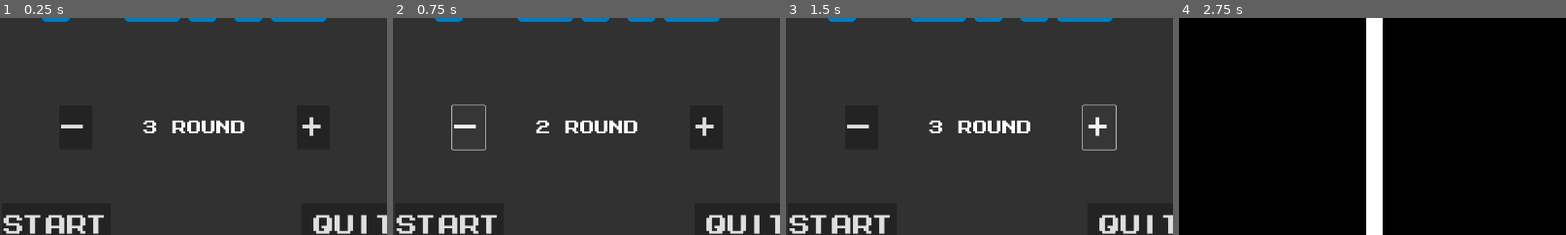
Above: before the commit, frames 1-4 (left to right).
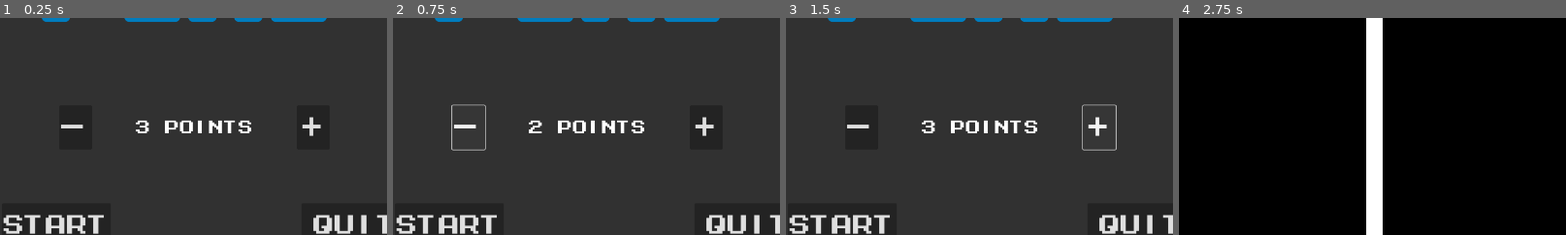
Above: after the commit, the same moments.

Repository: SpareTimeDev365/prototype-dev
Game: Godot game, scene res://scenes/game.tscn
The game is run twice, just before and just after one commit, with the same random seed, the same clock (stepped at 60 frames per second) and the same inputs.
Inputs:
- Up to frame 1 (0.25 s): no input
- Up to frame 2 (0.75 s): click "-" at 0.5 s
- Up to frame 3 (1.5 s): click "+" at 1.25 s
- Up to frame 4 (2.75 s): click "Start" at 2 s
The pictures show only the part of the screen within x 25-75%, y 37-87%; the shares and areas given below are measured in that part.

The runs differ from the first frame. In frame 1, 1.0% of the frame differs, in the area x 35-65%, y 47-54%; in frame 2, 1.0%; in frame 3, 1.0%; in frame 4, nothing differs.

Commit message:
pong(feat): add game over panel & change game over condition from round_count to target_point

Diff:
--- a/20_Games_Challenge/pong/scenes/game.tscn
+++ b/20_Games_Challenge/pong/scenes/game.tscn
@@ -162,6 +162,7 @@
 position = Vector2(960.96, 528)
 
 [node name="pausedMenu" type="Panel" parent="."]
+visible = false
 z_index = 1
 offset_right = 1920.0
 offset_bottom = 1080.0
@@ -246,7 +247,110 @@
 stream = ExtResource("6_p57ef")
 volume_db = 5.0
 
+[node name="gameOverMenu" type="Panel" parent="."]
+visible = false
+z_index = 1
+offset_right = 1920.0
+offset_bottom = 1080.0
+scale = Vector2(0.65, 0.65)
+pivot_offset = Vector2(960, 540)
+size_flags_horizontal = 4
+size_flags_vertical = 4
+
+[node name="ColorRect" type="ColorRect" parent="gameOverMenu"]
+layout_mode = 1
+anchors_preset = 15
+anchor_right = 1.0
+anchor_bottom = 1.0
+grow_horizontal = 2
+grow_vertical = 2
+color = Color(0.192157, 0.192157, 0.192157, 0.541176)
+
+[node name="menuBtn" type="Button" parent="gameOverMenu"]
+z_index = 1
+layout_mode = 1
+anchors_preset = 8
+anchor_left = 0.5
+anchor_top = 0.5
+anchor_right = 0.5
+anchor_bottom = 0.5
+offset_left = 141.539
+offset_top = 213.846
+offset_right = 725.539
+offset_bottom = 320.846
+grow_horizontal = 2
+grow_vertical = 2
+theme_override_fonts/font = ExtResource("4_lbhrr")
+theme_override_font_sizes/font_size = 72
+action_mode = 0
+text = "menu
+"
+
+[node name="RichTextLabel" type="RichTextLabel" parent="gameOverMenu"]
+layout_mode = 1
+anchors_preset = 8
+anchor_left = 0.5
+anchor_top = 0.5
+anchor_right = 0.5
+anchor_bottom = 0.5
+offset_left = -500.0
+offset_top = -346.154
+offset_right = 500.0
+offset_bottom = -72.1538
+grow_horizontal = 2
+grow_vertical = 2
+theme_override_colors/font_outline_color = Color(0, 0.486275, 0.741176, 1)
+theme_override_constants/outline_size = 30
+theme_override_fonts/normal_font = ExtResource("4_lbhrr")
+theme_override_font_sizes/normal_font_size = 150
+text = "Game Over"
+fit_content = true
+horizontal_alignment = 1
+vertical_alignment = 1
+
+[node name="resetBtn2" type="Button" parent="gameOverMenu"]
+z_index = 1
+layout_mode = 1
+anchors_preset = 8
+anchor_left = 0.5
+anchor_top = 0.5
+anchor_right = 0.5
+anchor_bottom = 0.5
+offset_left = -673.846
+offset_top = 213.846
+offset_right = -89.8461
+offset_bottom = 320.846
+grow_horizontal = 2
+grow_vertical = 2
+theme_override_fonts/font = ExtResource("4_lbhrr")
+theme_override_font_sizes/font_size = 72
+action_mode = 0
+text = "Replay
+"
+
+[node name="resultLabel" type="RichTextLabel" parent="gameOverMenu"]
+layout_mode = 1
+anchors_preset = 8
+anchor_left = 0.5
+anchor_top = 0.5
+anchor_right = 0.5
+anchor_bottom = 0.5
+offset_left = -500.0
+offset_top = -66.1538
+offset_right = 500.0
+offset_bottom = 207.846
+grow_horizontal = 2
+grow_vertical = 2
+theme_override_fonts/normal_font = ExtResource("4_lbhrr")
+theme_override_font_sizes/normal_font_size = 80
+text = "Player 1 win"
+fit_content = true
+horizontal_alignment = 1
+vertical_alignment = 1
+
 [connection signal="body_entered" from="pointArea" to="." method="_on_point_area_body_entered"]
 [connection signal="body_entered" from="pointArea2" to="." method="_on_point_area_2_body_entered"]
 [connection signal="pressed" from="pausedMenu/menuBtn" to="." method="_on_menu_btn_pressed"]
 [connection signal="pressed" from="pausedMenu/resetBtn2" to="." method="_on_reset_btn_pressed"]
+[connection signal="pressed" from="gameOverMenu/menuBtn" to="." method="_on_menu_btn_pressed"]
+[connection signal="pressed" from="gameOverMenu/resetBtn2" to="." method="_on_reset_btn_pressed"]
--- a/20_Games_Challenge/pong/scenes/start_menu.tscn
+++ b/20_Games_Challenge/pong/scenes/start_menu.tscn
@@ -104,12 +104,12 @@
 theme_override_font_sizes/font_size = 100
 text = "-"
 
-[node name="roundLimitLabel" type="RichTextLabel" parent="HBoxContainer"]
+[node name="targetPointLabel" type="RichTextLabel" parent="HBoxContainer"]
 custom_minimum_size = Vector2(500, 0)
 layout_mode = 2
 theme_override_fonts/normal_font = ExtResource("1_ouf4f")
 theme_override_font_sizes/normal_font_size = 50
-text = "Round"
+text = "points"
 fit_content = true
 scroll_active = false
 horizontal_alignment = 1
--- a/20_Games_Challenge/pong/scripts/game.gd
+++ b/20_Games_Challenge/pong/scripts/game.gd
@@ -1,8 +1,8 @@
 extends Node2D
 
 ## restrict the round limit that the user can set
-@export var max_round_limit: int = 10
-@export var init_round_limit: int = 3
+@export var max_target_point: int = 10
+@export var init_target_point: int = 3
 
 @onready var p1_score_text: Label = $p1ScoreText
 @onready var p2_score_text: Label = $p2ScoreText
@@ -11,22 +11,25 @@
 @onready var origin: Node2D = $origin
 @onready var paused_menu: Panel = $pausedMenu
 @onready var start_menu: Panel = $startMenu
+@onready var game_over_menu: Panel = $gameOverMenu
 @onready var audio_player_1: AudioStreamPlayer2D = $AudioPlayer1
 
 var ball
 var p1_score := 0
 var p2_score := 0
 var current_round := 0
-var round_limit: int
+var target_point: int
 var round_over := false
 var game_start: bool = false
+var resultTextLabel: RichTextLabel
 
 # Called when the node enters the scene tree for the first time.
 func _ready() -> void:
-	round_limit = init_round_limit
+	target_point = init_target_point
 	start_menu.visible = true
 	paused_menu.visible = false
 	process_mode = Node.PROCESS_MODE_ALWAYS
+	resultTextLabel = game_over_menu.find_child("resultLabel")
 
 
 # Called every frame. 'delta' is the elapsed time since the previous frame.
@@ -34,7 +37,15 @@
 	p1_score_text.text = str(p1_score)
 	p2_score_text.text = str(p2_score)
 
-	if current_round < round_limit and round_over and game_start:
+	if p1_score == target_point or p2_score == target_point:
+		game_over_menu.visible = true
+		resultTextLabel = game_over_menu.find_child("resultLabel")
+		print(resultTextLabel)
+		if p1_score > p2_score:
+			resultTextLabel.text = "Player 1 win !"
+		else:
+			resultTextLabel.text = "Player 2 win !"
+	elif round_over and game_start:
 		round_start()
 
 ## Handle Game Input event (override)
@@ -57,6 +68,7 @@
 	ball.position = origin.position
 	add_child(ball)
 	round_over = false
+	game_over_menu.visible = false
 
 ## Round End Actions
 func round_end():
@@ -95,7 +107,9 @@
 	round_end()
 	p1_score = 0
 	p2_score = 0
+	current_round = 0
 	paused_menu.visible = false
+	game_over_menu.visible = false
 	start_menu.visible = true
 	game_start = false
 	get_tree().paused = false
@@ -103,8 +117,8 @@
 ## Signal to change the game round limit
 func _change_round_limit(count: int):
 	# print("btn pressed")
-	round_limit += count
-	round_limit = clampi(round_limit, 1, 10)
+	target_point += count
+	target_point = clampi(target_point, 1, 10)
 
 ## Game Start Signal
 func _start_game():
--- a/20_Games_Challenge/pong/scripts/start_menu.gd
+++ b/20_Games_Challenge/pong/scripts/start_menu.gd
@@ -4,23 +4,24 @@
 @onready var quit_btn: Button = $quitBtn
 @onready var left_btn: Button = $HBoxContainer/leftBtn
 @onready var right_btn: Button = $HBoxContainer/rightBtn
-@onready var round_limit_label: RichTextLabel = $HBoxContainer/roundLimitLabel
+# @onready var round_limit_label: RichTextLabel = $HBoxContainer/roundLimitLabel
+@onready var target_point_label: RichTextLabel = $HBoxContainer/targetPointLabel
 
-var max_round_limit: int
-var init_round_limit: int = 5
-var round_limit: int
+var max_target_point: int
+var init_target_point: int = 5
+var target_point: int
 var game_start: bool = false
 var game_controller: Node
 
 # Called when the node enters the scene tree for the first time.
 func _ready() -> void:
 	game_controller = get_parent()
-	max_round_limit = game_controller.max_round_limit
-	init_round_limit = game_controller.init_round_limit
+	max_target_point = game_controller.max_target_point
+	init_target_point = game_controller.init_target_point
 
-	# print("max_round_limit ", max_round_limit)
-	# print("init_round_limit ", init_round_limit)
-	round_limit = init_round_limit
+	# print("max_target_point ", max_target_point)
+	# print("init_target_point ", init_target_point)
+	target_point = init_target_point
 
 	## NOTE: connect the btn signal
 	left_btn.pressed.connect(game_controller._change_round_limit.bind(-1))
@@ -30,5 +31,9 @@
 
 # Called every frame. 'delta' is the elapsed time since the previous frame.
 func _process(delta: float) -> void:
-	round_limit = game_controller.round_limit
-	round_limit_label.text = str(round_limit) + " round"
+	target_point = game_controller.target_point
+
+	if target_point == 1:
+		target_point_label.text = str(target_point) + " point"
+	else:
+		target_point_label.text = str(target_point) + " points"
